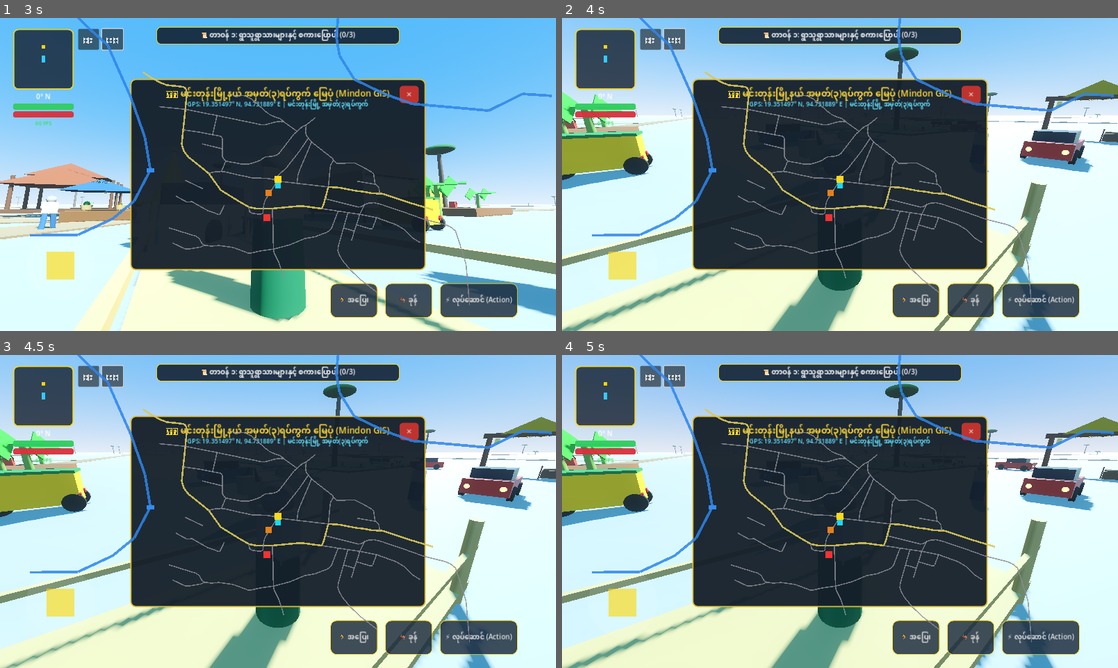
Above: before the commit, frames 1-4 (two rows, left to right).
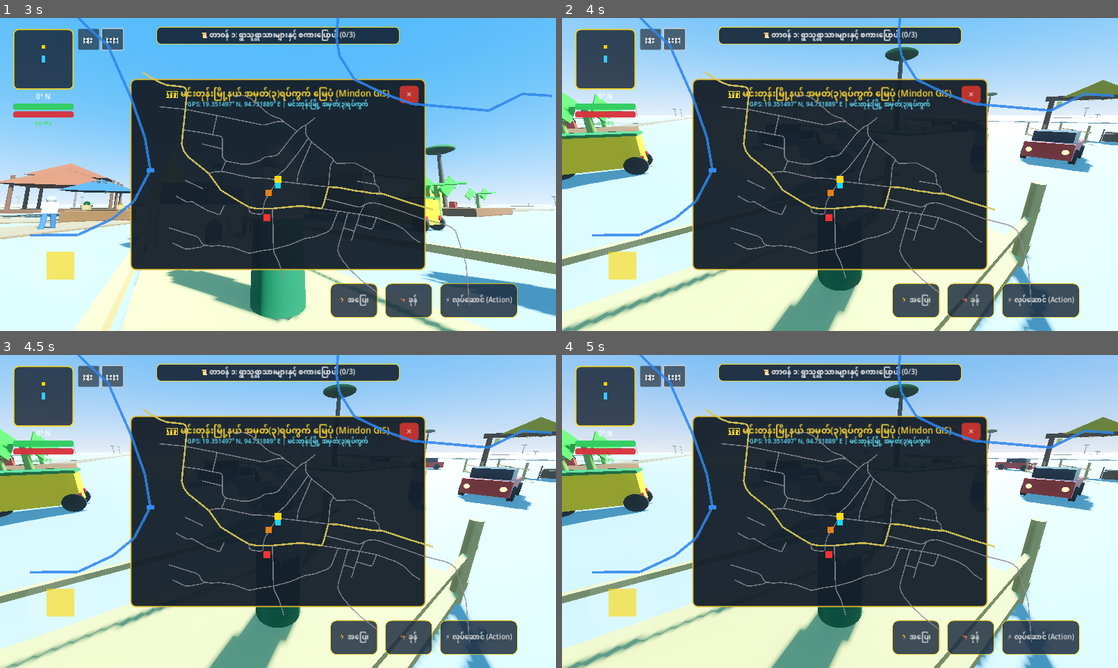
Above: after the commit, the same moments.

Repository: sudohlaingwin/gta-open-world
Game: Godot game, scene res://scenes/main_menu.tscn
The game is run twice, just before and just after one commit, with the same random seed, the same clock (stepped at 60 frames per second) and the same inputs.
Inputs (mouse positions are in pixels of both pictures, inside the frame that each line leads up to):
- Up to frame 1 (3 s): click "🎮 အသစ်စတင်မည် (New Game)" at 0.5 s; click "🗺️" at 1.25 s; click "⏸️" at 2 s; drag from (66, 274) to (333, 105) at 2.77 s
- Up to frame 2 (4 s): drag from (840, 174) to (812, 237) at 3.52 s
- Up to frame 3 (4.5 s): click "🏃 အပြေး" at 4.25 s
- Up to frame 4 (5 s): no input

Frame 1 is identical in both runs. In frame 2, less than 0.1% of the frame differs, in the area x 83-96%, y 33-41%; in frame 3, less than 0.1%; in frame 4, 0.1%, in the area x 83-97%, y 33-42%.

Commit message:
Slice 103: Mindon stream bamboo footbridge crossing and pedestrian bank linkage

Diff:
--- a/scripts/mindon_map_builder.gd
+++ b/scripts/mindon_map_builder.gd
@@ -16,6 +16,7 @@
 const PAGODA_SCENE = preload("res://scenes/myanmar_pagoda.tscn")
 const PIER_SCENE = preload("res://scenes/river_boat_pier.tscn")
 const BOAT_SCENE = preload("res://scenes/ayeyarwady_rowboat.tscn")
+const BRIDGE_SCENE = preload("res://scenes/bamboo_bridge.tscn")
 const RIVER_SHADER = preload("res://scripts/water_river.gdshader")
 
 func _ready() -> void:
@@ -469,3 +470,10 @@
 	amenities_holder.add_child(boat)
 	boat.global_position = Vector3(18.5, -0.2, 38.0)
 	boat.rotation.y = deg_to_rad(65.0)
+
+	# Mindon Stream Bamboo Footbridge (မင်းတုန်းချောင်း ဝါးတံတား) connecting village to farmlands
+	var bridge = BRIDGE_SCENE.instantiate()
+	bridge.name = "MindonBambooBridge"
+	amenities_holder.add_child(bridge)
+	bridge.global_position = Vector3(2.0, 0.1, 28.0)
+	bridge.rotation.y = deg_to_rad(20.0)
Not shown, changed: COLLAB.md
